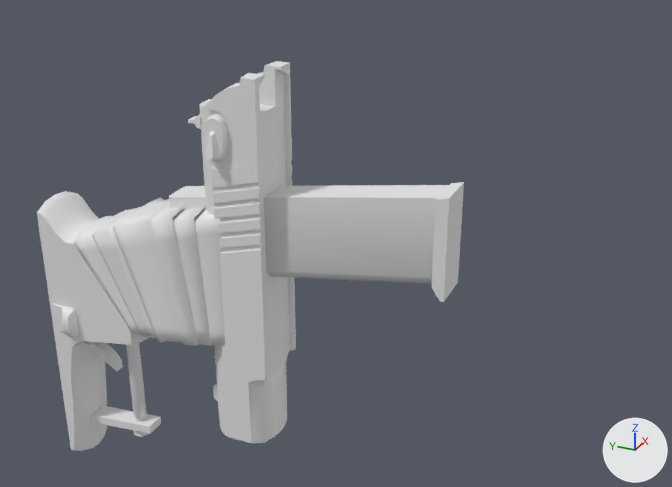
Renders of the FBX model Assets/Project/Art/OurModels/Models/Weapon/Pistol/WP_pistol.fbx from each side of a commit.
One viewpoint serves both versions: a 50 mm lens placed at (-0.299, -0.113, 0.193), pointed at (0.013, 0.027, 0.037). Lighting does not change. The marker at lower right points along +X, +Y and +Z.

The first picture shows 'pistol_frame', 'pistol_magazine', 'pistol_slide'.
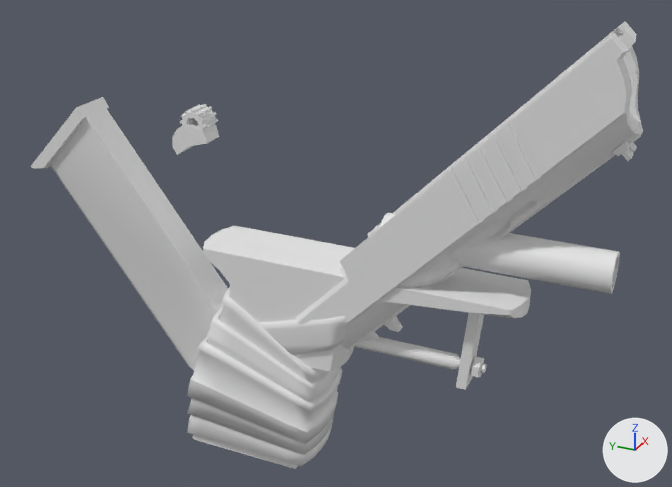
Changed parts and their boxes [x1, y1, x2, y2] in the pictures (672 x 487 px):
'pistol_frame', moved, turned: before [37, 191, 225, 451]; after [187, 226, 531, 469]
'pistol_slide', moved, turned: before [188, 61, 296, 443]; after [296, 21, 643, 351]
'pistol_magazine', moved, turned: before [169, 182, 464, 302]; after [31, 97, 228, 370]
'pistol_barrel', moved, turned (not visible before): after [380, 213, 620, 294]
'pistol_hammer', moved (not visible before): after [172, 104, 219, 155]

Diff of the bpy script that builds the scene:
```diff
--- a/Assets/Project/Art/OurModels/Models/Weapon/Pistol/WP_pistol.fbx.py
+++ b/Assets/Project/Art/OurModels/Models/Weapon/Pistol/WP_pistol.fbx.py
@@ ob_pistol_hammer @@
 ob_pistol_hammer = bpy.data.objects.new('pistol_hammer', me_cylinder_161)
-ob_pistol_hammer.location = (0.0, 0.0641, 0.0405)
+ob_pistol_hammer.location = (0.0, 0.0867, 0.0721)
@@ ob_pistol_slide @@
 ob_pistol_slide = bpy.data.objects.new('pistol_slide', me_cube_156)
-ob_pistol_slide.location = (0.0, 0.0641, 0.0405)
+ob_pistol_slide.location = (-0.0002, -0.0382, 0.0733)
+ob_pistol_slide.rotation_euler = (-0.77, 0.0, -3.142)  # degrees (-44, 0, -180)
@@ ob_pistol_magazine @@
 ob_pistol_magazine = bpy.data.objects.new('pistol_magazine', me_béziercircle_017)
-ob_pistol_magazine.location = (0.0, 0.0641, 0.0405)
+ob_pistol_magazine.location = (0.0011, 0.0913, 0.0018)
+ob_pistol_magazine.rotation_euler = (-0.77, 0.0, -3.142)  # degrees (-44, 0, -180)
@@ ob_pistol_frame @@
 ob_pistol_frame = bpy.data.objects.new('pistol_frame', me_cylinder_162)
-ob_pistol_frame.location = (0.0, 0.0641, 0.0405)
+ob_pistol_frame.location = (0.0, 0.0763, -0.0565)
+ob_pistol_frame.rotation_euler = (1.571, 0.0, 3.142)  # degrees (90, 0, 180)
@@ ob_pistol_barrel @@
 ob_pistol_barrel = bpy.data.objects.new('pistol_barrel', me_cube_155)
-ob_pistol_barrel.location = (0.0, 0.0641, 0.0405)
+ob_pistol_barrel.location = (0.0, 0.0, 0.0486)
+ob_pistol_barrel.rotation_euler = (1.571, 0.0, 3.142)  # degrees (90, 0, 180)
```
